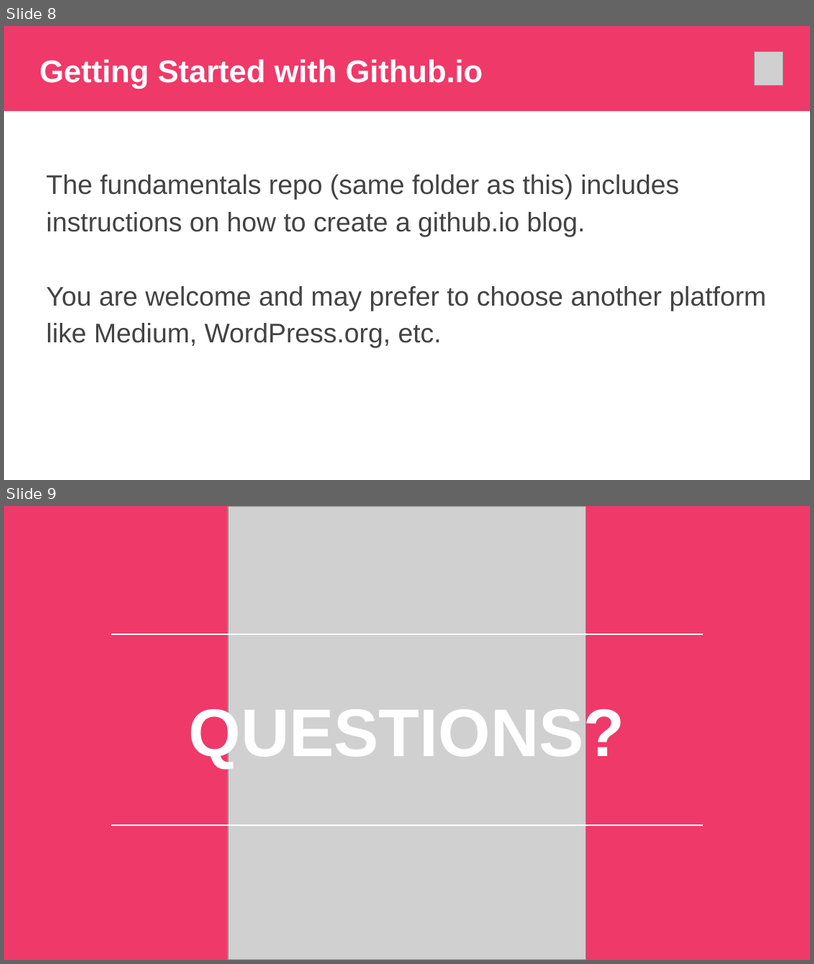
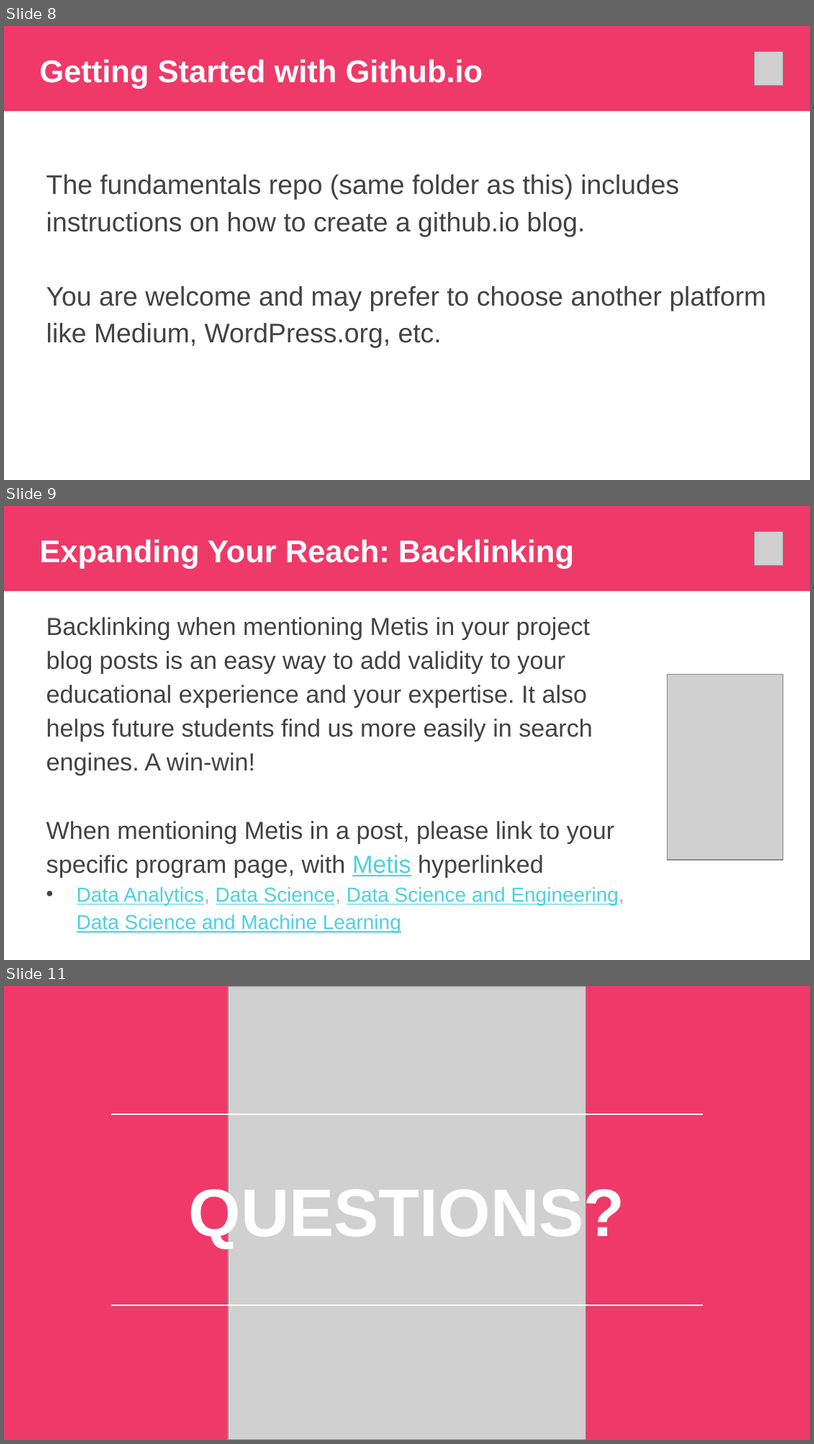
Before and after one commit to thisismetis/Metis_Fundamentals, a slide deck: blog_guidelines/Blogging.pptx. Shown one above the other, each under a label of ours: slides 8 and 9 before the commit, slides 8, 9 and 11 after it; the slides between them are not shown. The pictures are 814x964 and 814x1444 pixels, drawn with LibreOffice and Linux fonts; fonts in the diff are those of the drawing; grey boxes stand for pictures. Boxes give left, top, right and bottom in pixels: in the first picture for what was removed or moved away, otherwise in the second. Text is boxed around its words. In the diff, an @@ line names an element or a change of style, - is before the commit and + after.

Commit message:
added info on backlinking and social

```diff
--- a/blog_guidelines/Blogging.pptx
+++ b/blog_guidelines/Blogging.pptx
@@ slide 9 added at bbox=[4, 506, 810, 960], background #FFFFFF @@
@@ rectangle added at bbox=[4, 506, 810, 592], fill #EF3969 @@
@@ title added at bbox=[39, 539, 574, 569], 28 pt, text #FFFFFF, bold @@
+Expanding Your Reach: Backlinking
@@ picture added at bbox=[755, 532, 784, 566] @@
@@ text added at bbox=[46, 617, 625, 932], 22 pt, text #434343 @@
+Backlinking when mentioning Metis in your project blog posts is an easy way to add validity to your educational experience and your expertise. It also helps future students find us more easily in search engines. A win-win!
+When mentioning Metis in a post, please link to your specific program page, with Metis hyperlinked
+• Data Analytics, Data Science, Data Science and Engineering, Data Science and Machine Learning
@@ picture added at bbox=[668, 674, 784, 860] @@
@@ what was slide 9 is now slide 11 @@
```
Also in this commit, not shown: 1 other slide added, 1 other file.
